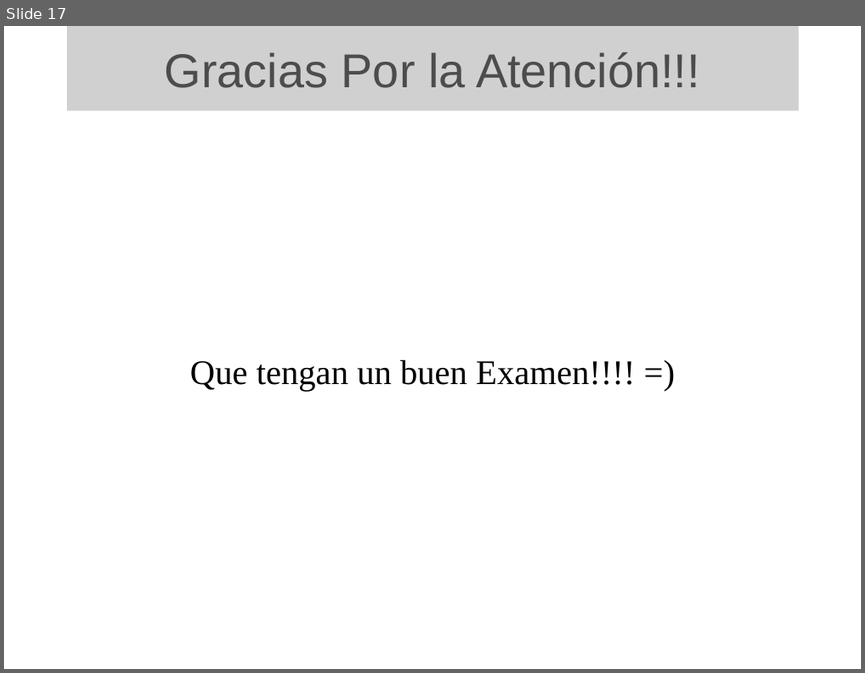
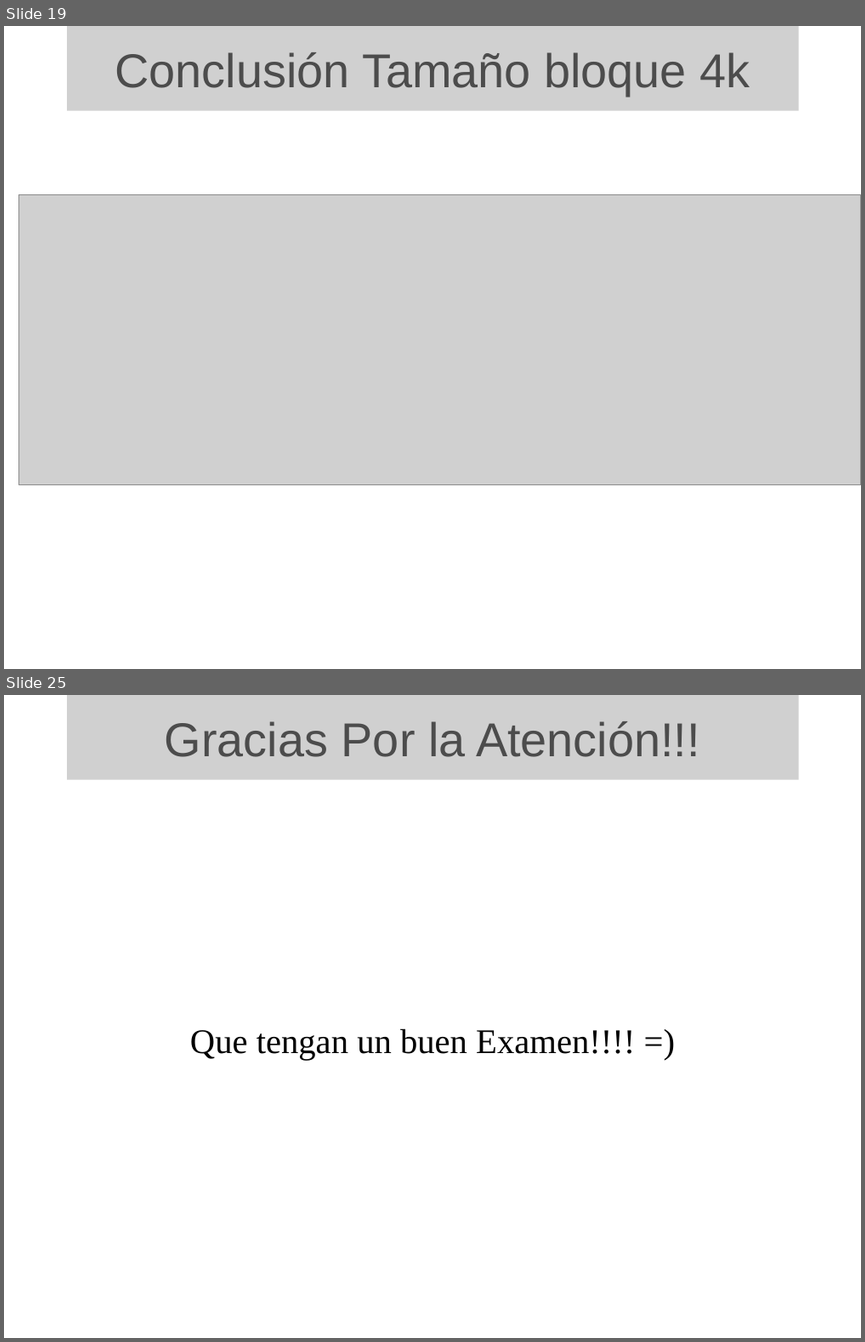
Before and after one commit to cdparra/ext3bench, a slide deck: src/presentacion/evaluacion-ext3 v2.odp. Shown one above the other, each under a label of ours: slide 17 before the commit, slides 19 and 25 after it; the slides between them are not shown. The pictures are 865x673 and 865x1342 pixels, drawn with LibreOffice and Linux fonts; fonts in the diff are those of the drawing; grey boxes stand for pictures; background and template pictures are left out. Boxes give left, top, right and bottom in pixels: in the first picture for what was removed or moved away, otherwise in the second. Text is boxed around its words. In the diff, an @@ line names an element or a change of style, - is before the commit and + after.

```diff
--- a/src/presentacion/evaluacion-ext3 v2.odp
+++ b/src/presentacion/evaluacion-ext3 v2.odp
@@ slide 19 added at bbox=[4, 26, 861, 669], background picture (left out) @@
@@ picture added at bbox=[67, 26, 799, 111], 44 pt, text #4C4C4C @@
+Conclusión Tamaño bloque 4k
@@ picture added at bbox=[19, 194, 861, 486] @@
@@ what was slide 17 is now slide 25 @@
```
Also in this commit, not shown: 5 slides changed, 7 other slides added, 4 other files.
